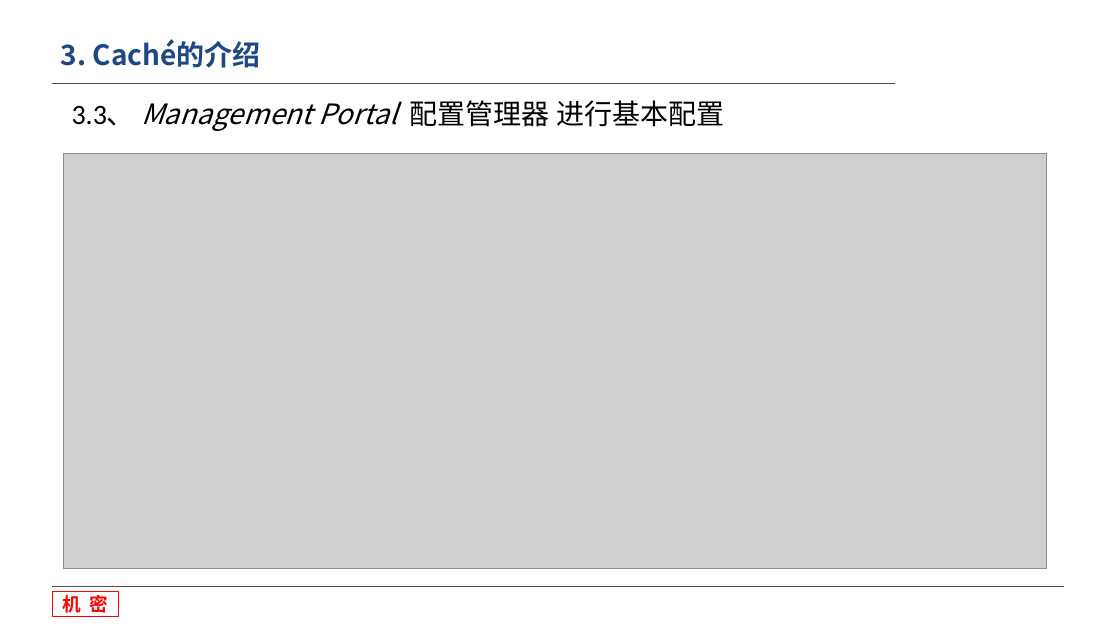
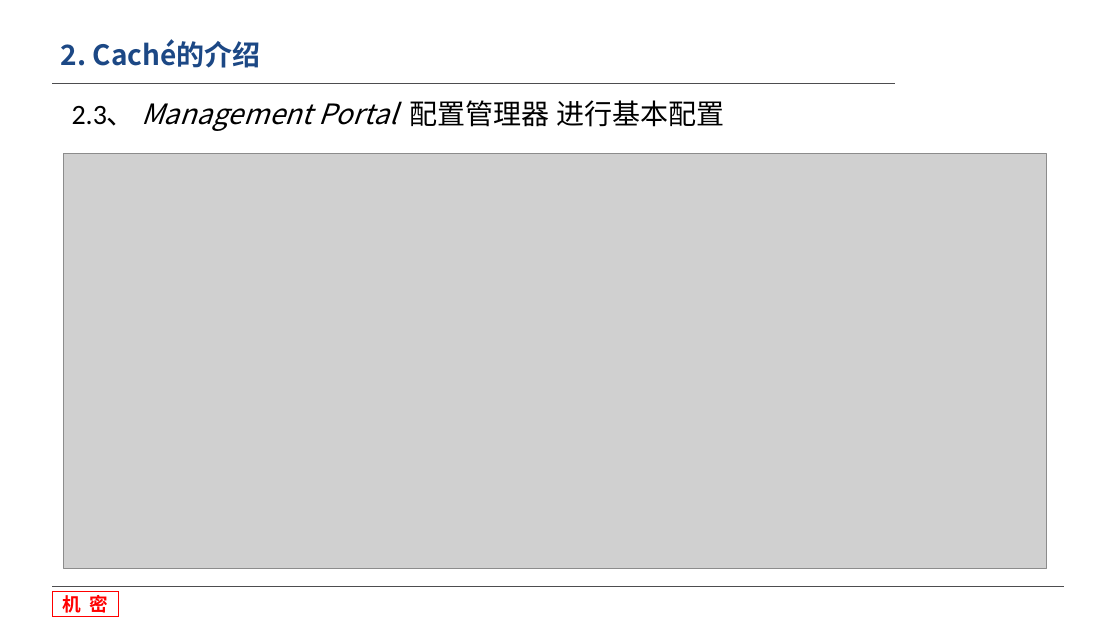
Before and after one commit to wang107014/WorkSpace, a slide deck: slide 13 of 收费-MD/文档/数据库安装和介绍培训.pptx (slide 16 before the commit). Drawn at 1120x630 pixels with LibreOffice and Linux fonts; fonts in the diff are those of the drawing; grey boxes stand for pictures; background and template pictures are left out. Boxes give left, top, right and bottom in pixels: in the first picture for what was removed or moved away, otherwise in the second. Text is boxed around its words. In the diff, an @@ line names an element or a change of style, - is before the commit and + after.

```diff
--- a/收费-MD/文档/数据库安装和介绍培训.pptx
+++ b/收费-MD/文档/数据库安装和介绍培训.pptx
@@ title at (61,39,261,68): text changed @@
-3. Caché的介绍
+2. Caché的介绍
@@ text at (72,100,724,131): text changed @@
-3.3、 Management Portal 配置管理器 进行基本配置
+2.3、 Management Portal 配置管理器 进行基本配置
```
Also in this commit, not shown: 16 other slides changed, 3 slides added, 18 other files.
